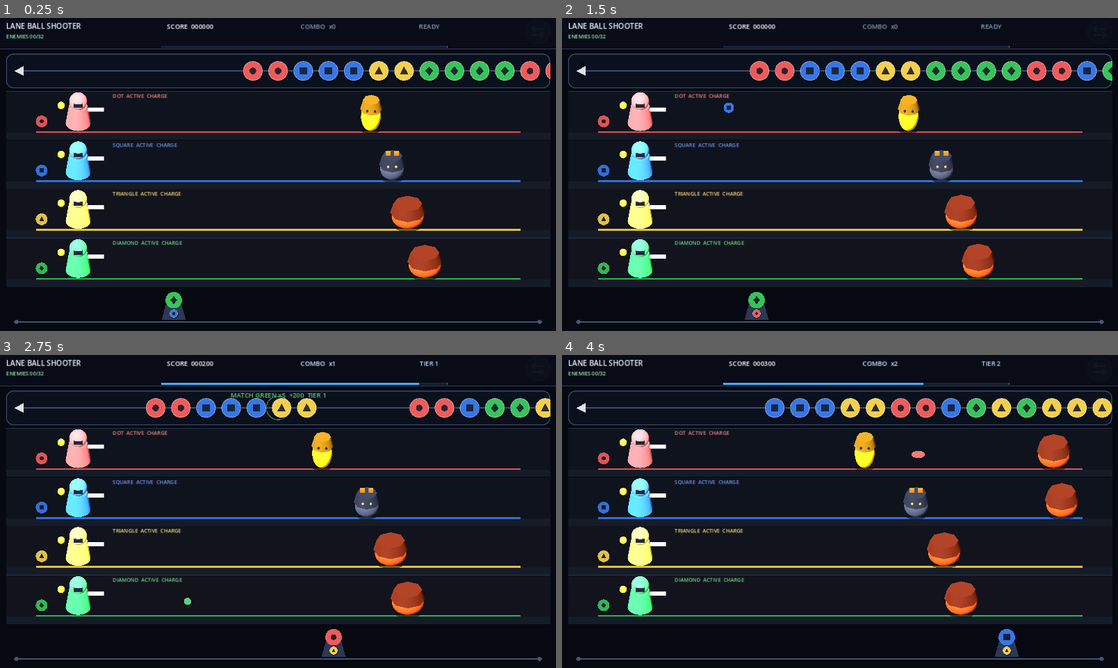
Above: before the commit, frames 1-4 (two rows, left to right).
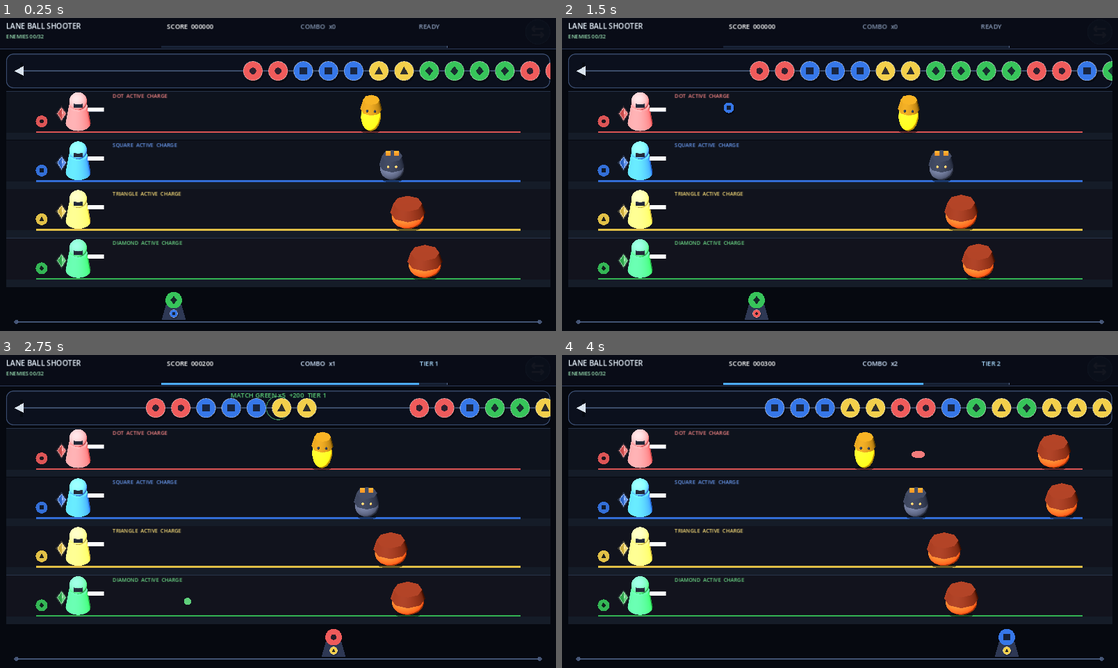
Above: after the commit, the same moments.

Repository: Shikirashi/lane-ball-shooter
Game: Godot game, scene res://scenes/boot.tscn
The game is run twice, just before and just after one commit, with the same random seed, the same clock (stepped at 60 frames per second) and the same inputs.
Inputs (mouse positions are in pixels of both pictures, inside the frame that each line leads up to):
- Up to frame 1 (0.25 s): no input
- Up to frame 2 (1.5 s): tap Enter at 0.5 s; drag from (1101, 30) to (895, 105) at 0.52 s; drag from (728, 190) to (812, 237) at 1.27 s
- Up to frame 3 (2.75 s): move the mouse to (333, 442) at 2.02 s; tap R at 2.1 s; click (333, 442) at 2.17 s
- Up to frame 4 (4 s): drag from (812, 574) to (673, 464) at 2.77 s; move the mouse to (1006, 558) at 3.52 s; tap R at 3.6 s; click (1006, 558) at 3.67 s; tap Space at 3.77 s

The runs differ from the first frame. In frame 1, 0.3% of the frame differs, in the area x 10-13%, y 26-81%; in frame 2, 0.3%; in frame 3, 0.3%; in frame 4, 0.3%.

Commit message:
Implement P034C charge crystal visuals

Diff:
--- a/assets/sprites/baked/pivots.json
+++ b/assets/sprites/baked/pivots.json
@@ -2,9 +2,9 @@
 	"actors": {
 		"defender_blue": {
 			"alpha_bounds": [
-				95,
+				158,
 				117,
-				362,
+				299,
 				303
 			],
 			"path": "res://assets/sprites/baked/defender_blue.png",
@@ -15,9 +15,9 @@
 		},
 		"defender_green": {
 			"alpha_bounds": [
-				95,
+				158,
 				117,
-				362,
+				299,
 				303
 			],
 			"path": "res://assets/sprites/baked/defender_green.png",
@@ -28,9 +28,9 @@
 		},
 		"defender_red": {
 			"alpha_bounds": [
-				95,
+				158,
 				117,
-				362,
+				299,
 				303
 			],
 			"path": "res://assets/sprites/baked/defender_red.png",
@@ -41,9 +41,9 @@
 		},
 		"defender_yellow": {
 			"alpha_bounds": [
-				95,
+				158,
 				117,
-				362,
+				299,
 				303
 			],
 			"path": "res://assets/sprites/baked/defender_yellow.png",
--- a/scripts/world/actor_visual_factory.gd
+++ b/scripts/world/actor_visual_factory.gd
@@ -36,11 +36,7 @@
 	muzzle_flash.position = Vector3(0.92, 0.64, 0.0)
 	muzzle_flash.visible = false
 	root.add_child(muzzle_flash)
-	var charge_orb := PrimitiveFactory.sphere(0.13, 0.26, Color(1.0, 0.74, 0.18))
-	charge_orb.name = "ChargeOrb"
-	charge_orb.position = Vector3(-0.58, 0.82, 0.0)
-	root.add_child(charge_orb)
-	return {"root": root, "muzzle_flash": muzzle_flash, "charge_orb": charge_orb}
+	return {"root": root, "muzzle_flash": muzzle_flash}
 
 
 static func create_enemy_visual(parent: Node3D, uid: int, enemy_type: int, include_shadow := true) -> Dictionary:
--- a/scripts/world/lane_actor.gd
+++ b/scripts/world/lane_actor.gd
@@ -10,6 +10,8 @@
 const DEATH_EFFECT_DURATION := 1.0
 const DEATH_FALL_DURATION := 0.5
 const HEALING_AURA_DURATION := 0.85
+const CHARGE_SHATTER_DURATION := 0.52
+const CHARGE_SHARD_COUNT := 7
 const MASTER_SIZE := Vector2(512.0, 512.0)
 const ASSET_DIR := "res://assets/sprites/baked"
 const ENEMY_ASSETS := ["enemy_hopper", "enemy_heavy", "enemy_sickle_snake", "enemy_healyzard"]
@@ -27,7 +29,11 @@
 var _actor_scale := 0.24
 var _defender_root: Node2D
 var _defender_sprite: Sprite2D
-var _spent_charge_cover: Polygon2D
+var _charge_crystal: Node2D
+var _charge_crystal_radius := 12.0
+var _charge_shards: Array[Dictionary] = []
+var _charge_shattered := false
+var _charge_shatter_count := 0
 var _status_label: Label
 var _enemy_visuals := {}
 var _projectile_visuals := {}
@@ -75,6 +81,7 @@
 	_update_defender_feedback(delta)
 	_update_death_effects(delta)
 	_update_state_effects(delta)
+	_update_charge_shards(delta)
 	_sync_visuals()
 	_update_status_visual()
 	queue_redraw()
@@ -85,8 +92,11 @@
 	_side_margin_ratio = clampf(side_margin_ratio, 0.04, 0.07)
 	_baseline_y = size.y * 0.82
 	_actor_scale = clampf(size.y / 380.0, 0.14, 0.42)
+	_charge_crystal_radius = clampf(size.y * 0.115, 8.0, 18.0)
 	if is_instance_valid(_defender_root):
 		_update_defender_feedback(0.0)
+	if is_instance_valid(_charge_crystal):
+		_configure_charge_crystal()
 	if is_instance_valid(_status_label):
 		_status_label.position = Vector2(world_x_to_local(-4.8), maxf(1.0, size.y * 0.02))
 		_status_label.size = Vector2(maxf(190.0, size.x * 0.28), maxf(22.0, size.y * 0.25))
@@ -154,6 +164,9 @@
 	_death_effects.clear()
 	_death_uids.clear()
 	_state_effects.clear()
+	_clear_charge_shards()
+	_charge_shattered = false
+	_charge_shatter_count = 0
 	_attack_feedback = 0.0
 	_revive_feedback = 0.0
 	_visual_time = 0.0
@@ -192,19 +205,138 @@
 	_defender_sprite = _make_actor_sprite(DEFENDER_ASSETS[team_identity])
 	_defender_sprite.name = "DefenderSprite_%s" % TeamData.display_name(team_identity)
 	_defender_root.add_child(_defender_sprite)
-	_spent_charge_cover = _ellipse_polygon(Vector2(31.0, 31.0), Color(0.12, 0.135, 0.17, 0.99), 24)
-	_spent_charge_cover.name = "SpentChargeCover"
-	# Kept as an optional authored-orb mask. The shipped spent state dims the
-	# complete baked defender as well, so the yellow orb cannot read as charged
-	# after rotations such as knockdown.
-	_spent_charge_cover.position = Vector2(-130.0, -197.0)
-	_spent_charge_cover.z_index = 3
-	_defender_root.add_child(_spent_charge_cover)
+	_build_charge_crystal()
 	_status_label = Label.new()
 	_status_label.name = "LaneStatus"
 	_status_label.mouse_filter = Control.MOUSE_FILTER_IGNORE
 	_status_label.modulate = TeamData.color(team_identity).lightened(0.2)
 	add_child(_status_label)
+
+
+func _build_charge_crystal() -> void:
+	_charge_crystal = Node2D.new()
+	_charge_crystal.name = "ChargeCrystal_%s" % TeamData.display_name(team_identity)
+	_charge_crystal.z_index = 1
+	add_child(_charge_crystal)
+	_configure_charge_crystal()
+
+
+func _configure_charge_crystal() -> void:
+	if not is_instance_valid(_charge_crystal):
+		return
+	for child in _charge_crystal.get_children():
+		child.free()
+	var radius := _charge_crystal_radius
+	var team_color := TeamData.color(team_identity)
+	var glow := Polygon2D.new()
+	glow.name = "CrystalGlow"
+	glow.polygon = PackedVector2Array([
+		Vector2(0.0, -radius * 1.36), Vector2(radius * 1.05, 0.0),
+		Vector2(0.0, radius * 1.5), Vector2(-radius * 1.05, 0.0),
+	])
+	glow.color = Color(team_color.lightened(0.34), 0.22)
+	glow.z_index = -1
+	_charge_crystal.add_child(glow)
+	var left_facet := Polygon2D.new()
+	left_facet.name = "CrystalFacetDark"
+	left_facet.polygon = PackedVector2Array([Vector2(0.0, -radius), Vector2(0.0, radius * 1.12), Vector2(-radius * 0.72, 0.0)])
+	left_facet.color = team_color.darkened(0.16)
+	_charge_crystal.add_child(left_facet)
+	var right_facet := Polygon2D.new()
+	right_facet.name = "CrystalFacetBright"
+	right_facet.polygon = PackedVector2Array([Vector2(0.0, -radius), Vector2(radius * 0.72, 0.0), Vector2(0.0, radius * 1.12)])
+	right_facet.color = team_color.lightened(0.22)
+	_charge_crystal.add_child(right_facet)
+	var highlight := Polygon2D.new()
+	highlight.name = "CrystalHighlight"
+	highlight.polygon = PackedVector2Array([Vector2(0.0, -radius * 0.78), Vector2(radius * 0.37, -radius * 0.02), Vector2(0.0, radius * 0.18)])
+	highlight.color = Color(1.0, 1.0, 1.0, 0.45)
+	_charge_crystal.add_child(highlight)
+	var outline := Line2D.new()
+	outline.name = "CrystalOutline"
+	outline.points = PackedVector2Array([
+		Vector2(0.0, -radius), Vector2(radius * 0.72, 0.0),
+		Vector2(0.0, radius * 1.12), Vector2(-radius * 0.72, 0.0), Vector2(0.0, -radius),
+	])
+	outline.width = maxf(1.0, radius * 0.11)
+	outline.default_color = team_color.lightened(0.48)
+	_charge_crystal.add_child(outline)
+	_charge_crystal.position = _charge_crystal_position()
+	_sync_charge_crystal_visibility()
+
+
+func _charge_crystal_position() -> Vector2:
+	return Vector2(
+		world_x_to_local(LaneCombatModel.DEFENDER_X) - size.y * 0.34,
+		_baseline_y - size.y * 0.36
+	)
+
+
+func _sync_charge_crystal_visibility() -> void:
+	if is_instance_valid(_charge_crystal):
+		_charge_crystal.visible = combat_model != null and combat_model.emergency_available and not _charge_shattered
+
+
+func _shatter_charge_crystal() -> void:
+	if _charge_shattered or not is_instance_valid(_charge_crystal):
+		return
+	_charge_shattered = true
+	_charge_shatter_count += 1
+	_charge_crystal.visible = false
+	var origin := _charge_crystal.position
+	var team_color := TeamData.color(team_identity)
+	for shard_index in range(CHARGE_SHARD_COUNT):
+		var angle := -PI * 0.87 + (PI * 1.74 * float(shard_index) / float(CHARGE_SHARD_COUNT - 1))
+		var shard := Polygon2D.new()
+		shard.name = "ChargeShard_%d" % shard_index
+		var shard_size := _charge_crystal_radius * (0.34 + 0.05 * float(shard_index % 3))
+		shard.polygon = PackedVector2Array([
+			Vector2(0.0, -shard_size),
+			Vector2(shard_size * 0.66, shard_size * 0.52),
+			Vector2(-shard_size * 0.46, shard_size * 0.72),
+		])
+		shard.color = team_color.lightened(0.08 + 0.07 * float(shard_index % 2))
+		shard.position = origin
+		shard.rotation = angle * 0.24
+		shard.z_index = 1
+		add_child(shard)
+		_charge_shards.append({
+			"node": shard,
+			"age": 0.0,
+			"velocity": Vector2(cos(angle) * size.y * (0.42 + shard_index * 0.035), sin(angle) * size.y * 0.5 - size.y * 0.18),
+			"angular_speed": (-1.0 if shard_index % 2 == 0 else 1.0) * (5.0 + shard_index * 0.55),
+		})
+
+
+func _update_charge_shards(delta: float) -> void:
+	for index in range(_charge_shards.size() - 1, -1, -1):
+		var shard_state: Dictionary = _charge_shards[index]
+		var shard := shard_state.node as Polygon2D
+		if not is_instance_valid(shard):
+			_charge_shards.remove_at(index)
+			continue
+		shard_state.age = float(shard_state.age) + delta
+		var velocity: Vector2 = shard_state.velocity
+		velocity.y += size.y * 1.45 * delta
+		shard_state.velocity = velocity
+		shard.position += velocity * delta
+		shard.rotation += float(shard_state.angular_speed) * delta
+		var ratio := clampf(float(shard_state.age) / CHARGE_SHATTER_DURATION, 0.0, 1.0)
+		shard.modulate.a = 1.0 - ratio
+		shard.scale = Vector2.ONE * lerpf(1.0, 0.62, ratio)
+		if ratio >= 1.0:
+			shard.queue_free()
+			_charge_shards.remove_at(index)
+		else:
+			_charge_shards[index] = shard_state
+
+
+func _clear_charge_shards() -> void:
+	for shard_state in _charge_shards:
+		var shard := shard_state.get("node") as Node
+		if is_instance_valid(shard):
+			shard.queue_free()
+	_charge_shards.clear()
 
 
 func _sync_visuals() -> void:
@@ -433,6 +565,7 @@
 func _update_status_visual() -> void:
 	if _status_label == null:
 		return
+	_sync_charge_crystal_visibility()
 	var state_name := "ACTIVE" if combat_model.defender_state == LaneCombatModel.DefenderState.ACTIVE else "DOWN %d/%d" % [combat_model.revival_progress, combat_model.revival_required]
 	var charge_name := "CHARGE" if combat_model.emergency_available else "SPENT"
 	var status_key := "%s|%s" % [state_name, charge_name]
@@ -441,8 +574,7 @@
 	_last_status_key = status_key
 	_status_label.text = "%s  %s  %s" % [TeamData.symbol_name(team_identity), state_name, charge_name]
 	_status_label.modulate = TeamData.color(team_identity).lightened(0.25) if combat_model.defender_state == LaneCombatModel.DefenderState.ACTIVE else Color(0.72, 0.75, 0.82)
-	_spent_charge_cover.visible = false
-	_defender_sprite.self_modulate = Color.WHITE if combat_model.emergency_available else Color(0.42, 0.46, 0.52, 0.72)
+	_defender_sprite.self_modulate = Color.WHITE
 
 
 func _on_enemy_neutralized_detail(enemy: Dictionary, cause: StringName, impact_x: float) -> void:
@@ -509,6 +641,7 @@
 
 
 func _on_emergency_discharged(_identity: int, _cleared_count: int) -> void:
+	_shatter_charge_crystal()
 	_state_effects.append({"age": 0.0, "kind": "discharge", "world_x": LaneCombatModel.DEFENDER_X})
 	_update_status_visual()
 	queue_redraw()
--- a/tests/p034a_sprite_baking_test.gd
+++ b/tests/p034a_sprite_baking_test.gd
@@ -96,6 +96,8 @@
 	_check((heavy.root as Node3D).find_children("HopperHorn", "MeshInstance3D", true, false).is_empty(), "Heavy remains hornless")
 	_check((snake.root as Node3D).find_children("HopperHorn", "MeshInstance3D", true, false).is_empty(), "Sickle Snake remains hornless")
 	_check(is_equal_approx((healer.root as Node3D).scale.x, 0.7), "Healyzard retains source 0.7 scale")
+	var defender := ActorVisualFactory.create_defender_visual(parent, TeamData.Identity.RED)
+	_check(not defender.has("charge_orb") and (defender.root as Node3D).find_children("ChargeOrb", "MeshInstance3D", true, false).is_empty(), "defender source contains no legacy baked ChargeOrb")
 	parent.queue_free()
 	await process_frame
 
--- /dev/null
+++ b/tests/p034c_charge_crystal_test.gd
@@ -0,0 +1,170 @@
+extends SceneTree
+
+const ASSET_DIR := "res://assets/sprites/baked"
+const PREVIEW_FIXTURES := [
+	{"path": "res://assets/previews/p034c_crystal_states_1280x720.png", "size": Vector2i(1280, 720)},
+	{"path": "res://assets/previews/p034c_crystal_shatter_1600x720.png", "size": Vector2i(1600, 720)},
+]
+
+var _failures: Array[String] = []
+var _checks := 0
+
+
+func _initialize() -> void:
+	call_deferred("_run")
+
+
+func _check(condition: bool, message: String) -> void:
+	_checks += 1
+	if not condition:
+		_failures.append(message)
+
+
+func _run() -> void:
+	await _test_source_and_authentic_rebake()
+	await _test_four_team_crystals_and_responsive_layout()
+	await _test_authoritative_one_time_shatter_and_restart()
+	await _test_live_main_remains_2d_and_cutout_safe()
+	_test_renderer_evidence()
+	_finish()
+
+
+func _test_source_and_authentic_rebake() -> void:
+	var source := FileAccess.get_file_as_string("res://scripts/world/actor_visual_factory.gd")
+	_check(source.find("ChargeOrb") < 0 and source.find("charge_orb") < 0, "procedural 3D source no longer defines or returns ChargeOrb")
+	var parent := Node3D.new()
+	root.add_child(parent)
+	for identity in range(TeamData.COUNT):
+		var visual := ActorVisualFactory.create_defender_visual(parent, identity)
+		_check(not visual.has("charge_orb"), "team %d source dictionary has no legacy charge mesh" % identity)
+		_check((visual.root as Node3D).find_children("ChargeOrb", "MeshInstance3D", true, false).is_empty(), "team %d source hierarchy has no legacy charge mesh" % identity)
+	parent.queue_free()
+	await process_frame
+	var metadata = JSON.parse_string(FileAccess.get_file_as_string("%s/pivots.json" % ASSET_DIR))
+	_check(metadata is Dictionary, "rebaked pivot metadata parses")
+	for name in ["defender_red", "defender_blue", "defender_yellow", "defender_green"]:
+		var image := Image.new()
+		var error := image.load(ProjectSettings.globalize_path("%s/%s.png" % [ASSET_DIR, name]))
+		_check(error == OK and image.get_size() == Vector2i(512, 512), "%s is a genuine 512x512 rebake" % name)
+		if error != OK:
+			continue
+		var old_orb_alpha := 0
+		for y in range(175, 265):
+			for x in range(82, 157):
+				if image.get_pixel(x, y).a > 0.01:
+					old_orb_alpha += 1
+		_check(old_orb_alpha == 0, "%s has genuine transparency throughout the former isolated orb region" % name)
+		_check(image.get_pixel(0, 0).a == 0.0 and image.get_pixel(511, 511).a == 0.0, "%s retains transparent corners" % name)
+		var bounds: Array = metadata.actors[name].alpha_bounds
+		_check(int(bounds[0]) >= 150 and int(bounds[2]) < 310, "%s alpha bounds shrink to the orb-free defender silhouette" % name)
+
+
+func _new_lane(identity: int, row_size := Vector2(1280.0, 112.0)) -> LaneActor:
+	var lane := LaneActor.new()
+	lane.setup(identity, identity)
+	root.add_child(lane)
+	lane.set_process(false)
+	lane.configure_layout(row_size)
+	return lane
+
+
+func _test_four_team_crystals_and_responsive_layout() -> void:
+	for identity in range(TeamData.COUNT):
+		var lane := _new_lane(identity)
+		await process_frame
+		var crystal := lane.get("_charge_crystal") as Node2D
+		var defender := lane.get("_defender_sprite") as Sprite2D
+		var dark := crystal.get_node("CrystalFacetDark") as Polygon2D
+		_check(crystal.visible and crystal.get_child_count() == 5, "team %d starts with one complete faceted crystal" % identity)
+		_check(crystal.z_index < defender.z_index, "team %d crystal is layered behind the defender sprite" % identity)
+		_check(crystal.position.x < (lane.get("_defender_root") as Node2D).position.x and crystal.position.y < float(lane.get("_baseline_y")), "team %d crystal sits rear-left and raised")
+		_check(dark.color == TeamData.color(identity).darkened(0.16), "team %d crystal derives from its authoritative lane color" % identity)
+		_check(crystal.find_children("*", "Control", true, false).is_empty() and lane.mouse_filter == Control.MOUSE_FILTER_IGNORE, "team %d crystal cannot intercept mouse or touch input" % identity)
+		for row_size in [Vector2(960.0, 82.0), Vector2(2400.0, 220.0)]:
+			lane.configure_layout(row_size)
+			crystal = lane.get("_charge_crystal") as Node2D
+			_check(crystal.position.x > 0.0 and crystal.position.x < row_size.x and crystal.position.y > 0.0 and crystal.position.y < row_size.y, "team %d crystal remains inside responsive row %s" % [identity, row_size])
+			_check(float(lane.get("_charge_crystal_radius")) >= 8.0 and float(lane.get("_charge_crystal_radius")) <= 18.0, "team %d crystal scale stays readable and bounded at %s" % [identity, row_size])
+		lane.queue_free()
+		await process_frame
+
+
+func _test_authoritative_one_time_shatter_and_restart() -> void:
+	var lane := _new_lane(TeamData.Identity.BLUE)
+	await process_frame
+	var crystal := lane.get("_charge_crystal") as Node2D
+	var sprite := lane.get("_defender_sprite") as Sprite2D
+	lane.combat_model.clear_for_test()
+	lane.set("_last_status_key", "")
+	lane.call("_update_status_visual")
+	_check(crystal.visible and lane.get("_charge_shards").is_empty(), "fresh authoritative charge displays one intact crystal")
+	lane.combat_model.call("_discharge_emergency")
+	_check(not lane.combat_model.emergency_available and not crystal.visible, "authoritative discharge immediately consumes and hides the intact crystal")
+	_check(lane.get("_charge_shards").size() == LaneActor.CHARGE_SHARD_COUNT and int(lane.get("_charge_shatter_count")) == 1, "authoritative discharge emits one seven-shard burst")
+	lane.combat_model.call("_discharge_emergency")
+	_check(lane.get("_charge_shards").size() == LaneActor.CHARGE_SHARD_COUNT and int(lane.get("_charge_shatter_count")) == 1, "spent charge cannot emit a duplicate shatter")
+	lane.call("_update_charge_shards", 0.24)
+	_check(lane.get("_charge_shards").size() == LaneActor.CHARGE_SHARD_COUNT and float((lane.get("_charge_shards")[0].node as Polygon2D).modulate.a) < 1.0, "shards visibly move, spin and fade during bounded lifetime")
+	lane.call("_update_charge_shards", 0.29)
+	_check(lane.get("_charge_shards").is_empty(), "all crystal shards disappear after 0.52 seconds")
+	_check(sprite.self_modulate == Color.WHITE, "spent charge never dims or recolors the defender sprite")
+
+	lane.combat_model.call("_knock_down")
+	lane.handle_match({"identity": TeamData.Identity.BLUE, "tier": 1, "fever": false, "group_size": 3})
+	lane.handle_match({"identity": TeamData.Identity.BLUE, "tier": 1, "fever": false, "group_size": 3})
+	_check(lane.combat_model.defender_state == LaneCombatModel.DefenderState.ACTIVE and not lane.combat_model.emergency_available, "revival preserves spent one-use emergency state")
+	_check(not crystal.visible and lane.get("_charge_shards").is_empty(), "revival does not recreate a spent crystal or shards")
+
+	lane.reset_run(false)
+	_check(lane.combat_model.emergency_available and crystal.visible, "run restart restores the intact crystal with the model charge")
+	_check(lane.get("_charge_shards").is_empty() and int(lane.get("_charge_shatter_count")) == 0, "restart clears all shatter state")
+
+	lane.combat_model.emergency_available = false
+	lane.set("_last_status_key", "")
+	lane.call("_update_status_visual")
+	_check(not crystal.visible and lane.get("_charge_shards").is_empty(), "forced/loaded spent state hides crystal without inventing a shatter")
+	_check(sprite.self_modulate == Color.WHITE, "forced spent state also preserves full-color defender art")
+	lane.queue_free()
+	await process_frame
+
+
+func _test_live_main_remains_2d_and_cutout_safe() -> void:
+	var main := (load("res://scenes/main.tscn") as PackedScene).instantiate()
+	root.add_child(main)
+	await process_frame
+	await process_frame
+	var safe := Rect2(96.0, 24.0, 2208.0, 1032.0)
+	main.call("_apply_layout", Vector2(2400.0, 1080.0), safe)
+	var battlefield: Battlefield = main.get("_battlefield")
+	_check(main.find_children("*", "Node3D", true, false).is_empty() and main.find_children("*", "SubViewport", true, false).is_empty(), "normal gameplay remains genuinely 2D with no hidden capture viewport")
+	_check(safe.encloses(Rect2(battlefield.position, battlefield.size)), "cutout-safe rectangle contains the complete live battlefield")
+	for lane in battlefield.lanes:
+		var crystal := lane.get("_charge_crystal") as Node2D
+		_check(crystal.visible and crystal.position.x > 0.0 and crystal.position.x < lane.size.x, "cutout-safe lane %d keeps intact crystal visible inside its row" % lane.lane_index)
+	main.queue_free()
+	await process_frame
+
+
+func _test_renderer_evidence() -> void:
+	for fixture in PREVIEW_FIXTURES:
+		var image := Image.new()
+		var error := image.load(ProjectSettings.globalize_path(str(fixture.path)))
+		_check(error == OK and image.get_size() == fixture.size, "%s is the required real-renderer screenshot" % fixture.path)
+		if error != OK:
+			continue
+		var colors := {}
+		for y in range(0, image.get_height(), 20):
+			for x in range(0, image.get_width(), 20):
+				colors[image.get_pixel(x, y).to_html()] = true
+		_check(colors.size() > 90, "%s contains nontrivial rendered gameplay pixels" % fixture.path)
+
+
+func _finish() -> void:
+	if _failures.is_empty():
+		print("P034C charge crystal: PASS (%d checks)" % _checks)
+		quit(0)
+		return
+	for failure in _failures:
+		push_error("P034C charge crystal: " + failure)
+	print("P034C charge crystal: FAIL (%d failures / %d checks)" % [_failures.size(), _checks])
+	quit(1)
--- /dev/null
+++ b/tools/capture_p034c_crystals.gd
@@ -0,0 +1,95 @@
+extends SceneTree
+
+const EnemyTypes = preload("res://scripts/world/enemy_types.gd")
+const CAPTURES := [
+	{"size": Vector2i(1280, 720), "path": "res://assets/previews/p034c_crystal_states_1280x720.png", "shatter": false},
+	{"size": Vector2i(1600, 720), "path": "res://assets/previews/p034c_crystal_shatter_1600x720.png", "shatter": true},
+]
+
+
+func _initialize() -> void:
+	call_deferred("_run")
+
+
+func _run() -> void:
+	var output_dir := ProjectSettings.globalize_path("res://assets/previews")
+	if DirAccess.make_dir_recursive_absolute(output_dir) != OK:
+		push_error("P034C capture could not create %s" % output_dir)
+		quit(1)
+		return
+	for definition in CAPTURES:
+		if not await _capture(definition):
+			quit(1)
+			return
+	print("P034C crystal capture: wrote %d real-renderer screenshots" % CAPTURES.size())
+	quit(0)
+
+
+func _capture(definition: Dictionary) -> bool:
+	var capture_size: Vector2i = definition.size
+	var viewport := SubViewport.new()
+	viewport.name = "P034CCrystalCapture"
+	viewport.size = capture_size
+	viewport.render_target_clear_mode = SubViewport.CLEAR_MODE_ALWAYS
+	viewport.render_target_update_mode = SubViewport.UPDATE_ALWAYS
+	root.add_child(viewport)
+	var main: Node = load("res://scenes/main.tscn").instantiate()
+	viewport.add_child(main)
+	await process_frame
+	await process_frame
+	main.call("_apply_layout", Vector2(capture_size), Rect2(Vector2.ZERO, Vector2(capture_size)))
+	_stage_fixture(main, bool(definition.shatter))
+	main.process_mode = Node.PROCESS_MODE_DISABLED
+	await process_frame
+	await RenderingServer.frame_post_draw
+	await RenderingServer.frame_post_draw
+	var image := viewport.get_texture().get_image()
+	if image == null or image.is_empty() or image.get_size() != capture_size:
+		push_error("P034C capture returned invalid image for %s" % capture_size)
+		viewport.queue_free()
+		await process_frame
+		return false
+	image.convert(Image.FORMAT_RGBA8)
+	var error := image.save_png(ProjectSettings.globalize_path(str(definition.path)))
+	viewport.queue_free()
+	await process_frame
+	if error != OK:
+		push_error("P034C capture could not save %s (error %d)" % [definition.path, error])
+		return false
+	return true
+
+
+func _stage_fixture(main: Node, show_shatter: bool) -> void:
+	var battlefield: Battlefield = main.get("_battlefield")
+	(main.get("_sfx") as SfxManager).muted = true
+	battlefield.set_process(false)
+	battlefield.call("_reset_spawn_director", false)
+	var types := [EnemyTypes.Type.HOPPER, EnemyTypes.Type.HEAVY, EnemyTypes.Type.SICKLE_SNAKE, EnemyTypes.Type.HEALYZARD]
+	for lane_index in range(battlefield.lanes.size()):
+		var lane: LaneActor = battlefield.lanes[lane_index]
+		lane.set_process(false)
+		lane.combat_model.clear_for_test()
+		lane.combat_model.set_enemy_spawn_budget(8)
+		battlefield.spawn_directed_enemy(lane_index, types[lane_index], 2.5 + lane_index * 0.9, -1, true)
+		lane.set("_visual_time", 0.58 + lane_index * 0.21)
+		lane.call("_sync_visuals")
+		lane.set("_last_status_key", "")
+		lane.call("_update_status_visual")
+
+	# GREEN demonstrates a spent one-use charge while retaining the original,
+	# full-color defender art. Direct state setup deliberately creates no shards.
+	var spent_lane: LaneActor = battlefield.lanes[TeamData.Identity.GREEN]
+	spent_lane.combat_model.emergency_available = false
+	spent_lane.combat_model.defender_state = LaneCombatModel.DefenderState.DOWN
+	spent_lane.combat_model.revival_progress = 1
+	spent_lane.set("_last_status_key", "")
+	spent_lane.call("_update_status_visual")
+	spent_lane.call("_update_defender_feedback", 0.0)
+
+	if show_shatter:
+		# This uses the authoritative model method and real connected signal.
+		var shatter_lane: LaneActor = battlefield.lanes[TeamData.Identity.YELLOW]
+		shatter_lane.combat_model.call("_discharge_emergency")
+		shatter_lane.call("_update_charge_shards", 0.16)
+		shatter_lane.set("_last_status_key", "")
+		shatter_lane.call("_update_status_visual")
Binary file added: assets/previews/p034c_crystal_shatter_1600x720.png
Not shown, added: assets/previews/p034c_crystal_shatter_1600x720.png.import
Binary file added: assets/previews/p034c_crystal_states_1280x720.png
Not shown, added: assets/previews/p034c_crystal_states_1280x720.png.import
Binary file changed: assets/sprites/baked/contact_sheet.png
Binary file changed: assets/sprites/baked/defender_blue.png
Binary file changed: assets/sprites/baked/defender_green.png
Binary file changed: assets/sprites/baked/defender_red.png
Binary file changed: assets/sprites/baked/defender_yellow.png
Not shown, added: tests/p034c_charge_crystal_test.gd.uid
Not shown, added: tools/capture_p034c_crystals.gd.uid
Not shown, added: scripts/capture_p034c_crystals.sh
